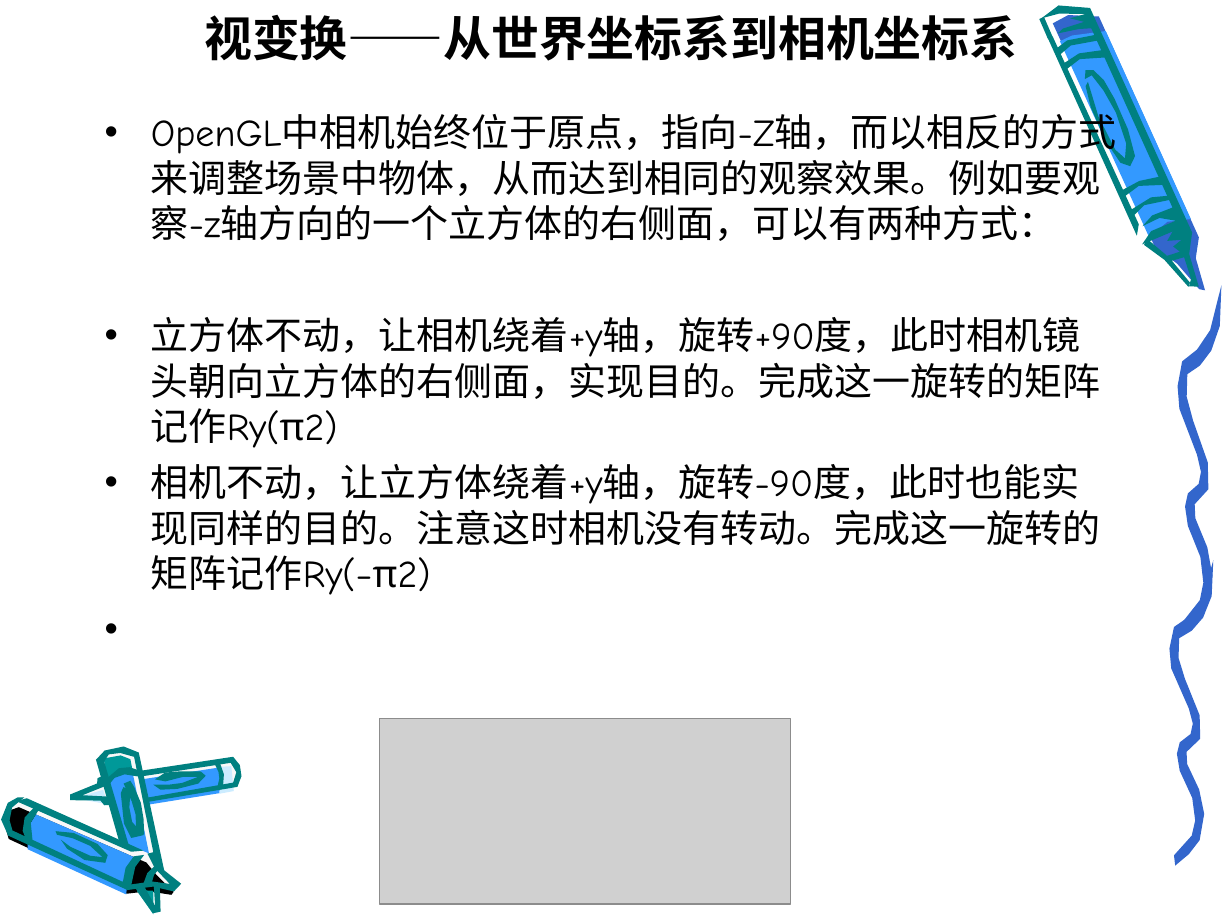
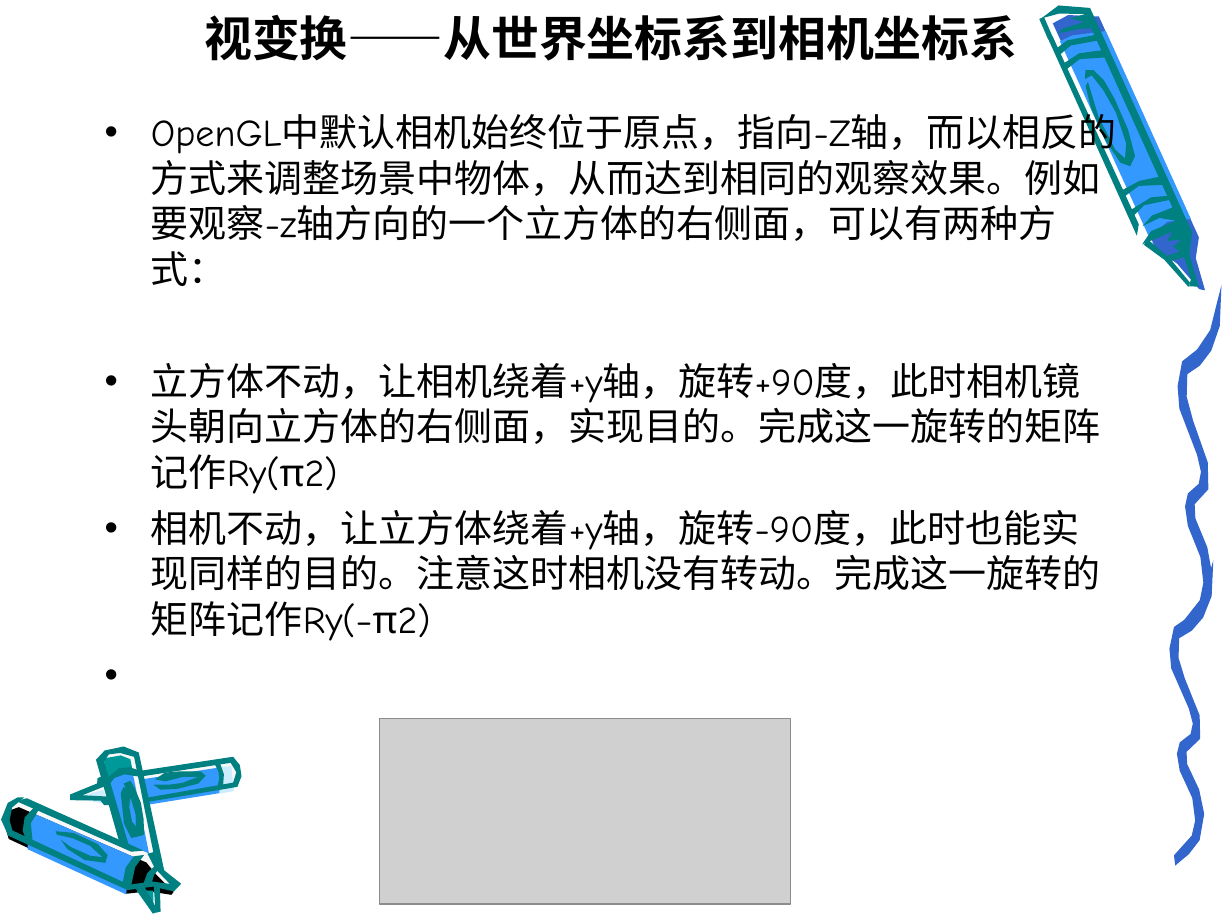
Before and after one commit to gudianxiaoshuo/openglES, a slide deck: slide 15 of PPT/模型转换.ppt (slide 7 before the commit). Drawn at 1232x924 pixels with LibreOffice and Linux fonts; fonts in the diff are those of the drawing; grey boxes stand for pictures; background and template pictures are left out. Boxes give left, top, right and bottom in pixels: in the first picture for what was removed or moved away, otherwise in the second. Text is boxed around its words. In the diff, an @@ line names an element or a change of style, - is before the commit and + after.

Commit message:
模型变换PPT

```diff
--- a/PPT/模型转换.ppt
+++ b/PPT/模型转换.ppt
@@ text at [151, 114, 1117, 286]: text changed @@
-• OpenGL中相机始终位于原点，指向-Z轴，而以相反的方式来调整场景中物体，从而达到相同的观察效果。例如要观察-z轴方向的一个立方体的右侧面，可以有两种方式：
+• OpenGL中默认相机始终位于原点，指向-Z轴，而以相反的方式来调整场景中物体，从而达到相同的观察效果。例如要观察-z轴方向的一个立方体的右侧面，可以有两种方式：
```
Also in this commit, not shown: 10 other slides changed, 15 slides added, 70 slides removed.
